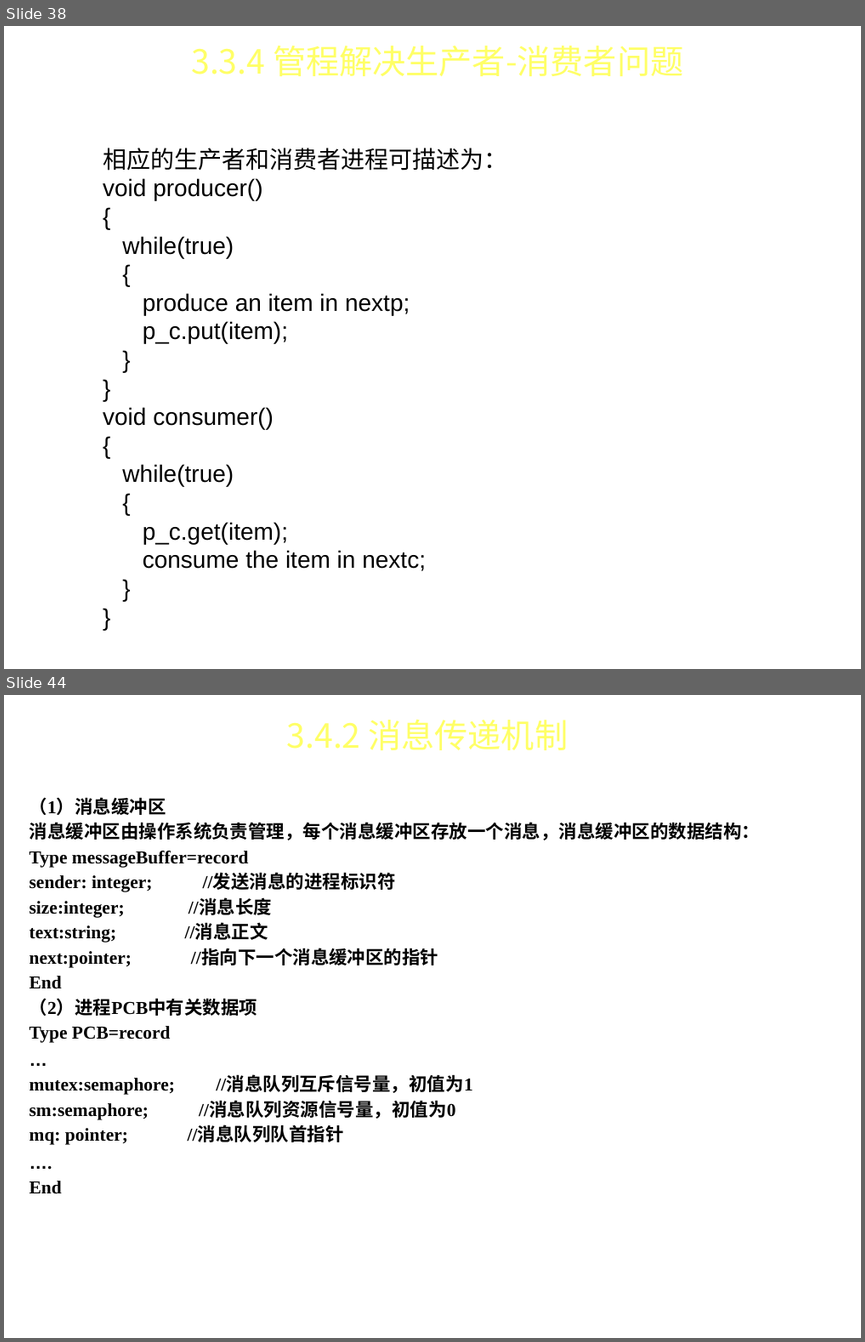
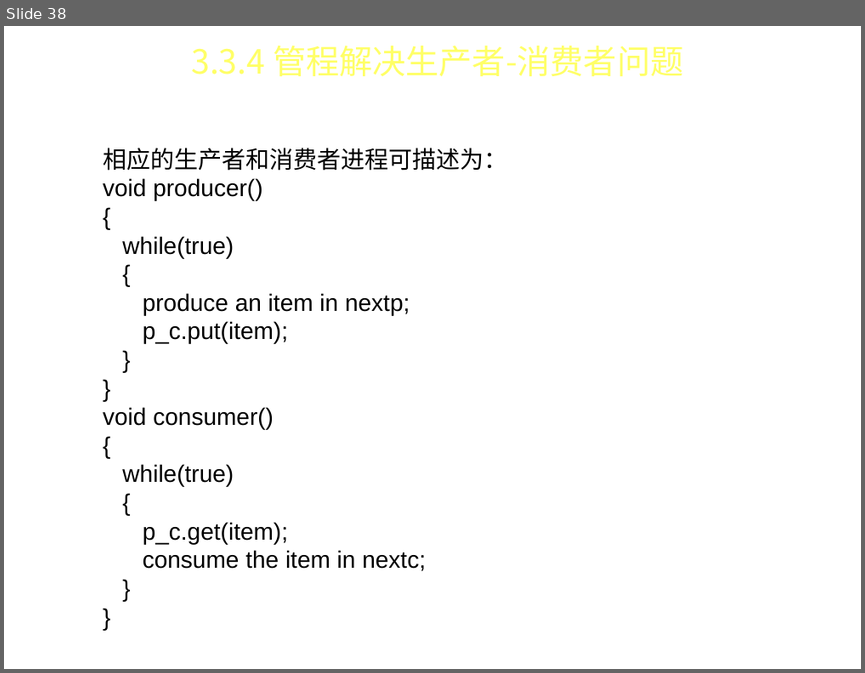
Before and after one commit to FourierAI/Operating-system, a slide deck: 操作系统-第3章.ppt. Shown one above the other, each under a label of ours: slides 38 and 44 before the commit, slide 38 after it; the slides between them are not shown. The pictures are 865x1342 and 865x673 pixels, drawn with LibreOffice and Linux fonts; fonts in the diff are those of the drawing; background and template pictures are left out. Boxes give left, top, right and bottom in pixels: in the first picture for what was removed or moved away, otherwise in the second. Text is boxed around its words. In the diff, an @@ line names an element or a change of style, - is before the commit and + after.

```diff
--- a/操作系统-第3章.ppt
+++ b/操作系统-第3章.ppt
@@ slide 44 removed at (x1=4, y1=695, x2=861, y2=1338), background picture (left out) @@
@@ text removed at (x1=287, y1=720, x2=568, y2=750) @@
-3.4.2 消息传递机制
@@ text removed at (x1=30, y1=797, x2=760, y2=1194) @@
-（1）消息缓冲区
-消息缓冲区由操作系统负责管理，每个消息缓冲区存放一个消息，消息缓冲区的数据结构：
-Type messageBuffer=record
-sender: integer; //发送消息的进程标识符
-size:integer; //消息长度
-text:string; //消息正文
-next:pointer; //指向下一个消息缓冲区的指针
-End
-（2）进程PCB中有关数据项
-Type PCB=record
-…
-mutex:semaphore; //消息队列互斥信号量，初值为1
-sm:semaphore; //消息队列资源信号量，初值为0
-mq: pointer; //消息队列队首指针
-….
-End
```
Also in this commit, not shown: 7 slides changed, 5 slides added, 13 other slides removed.
